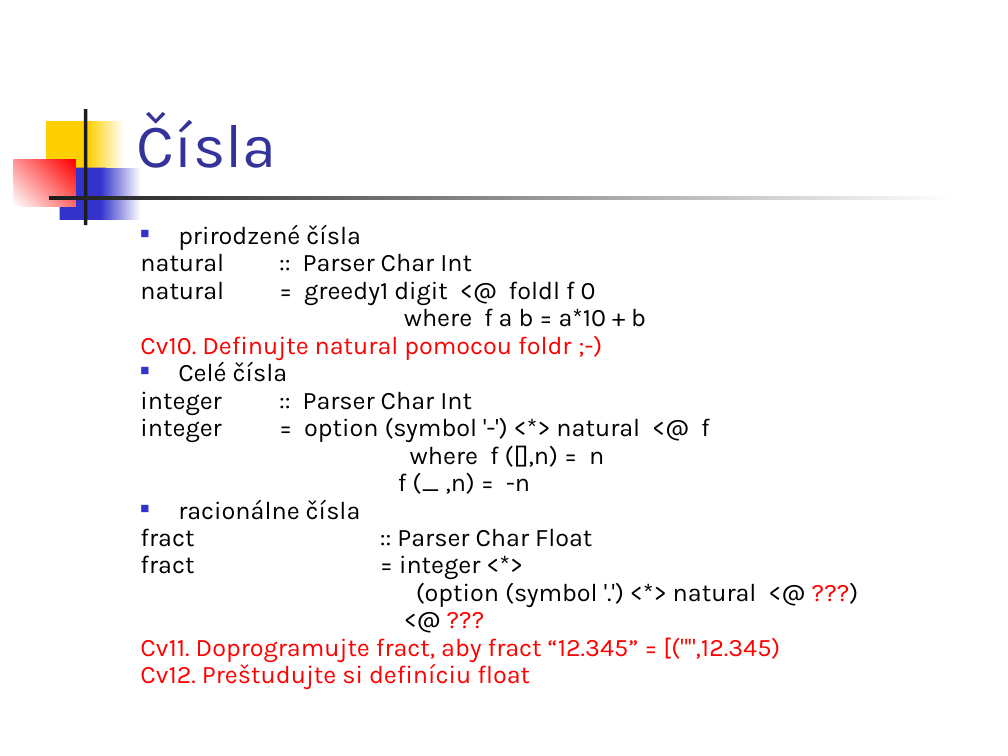
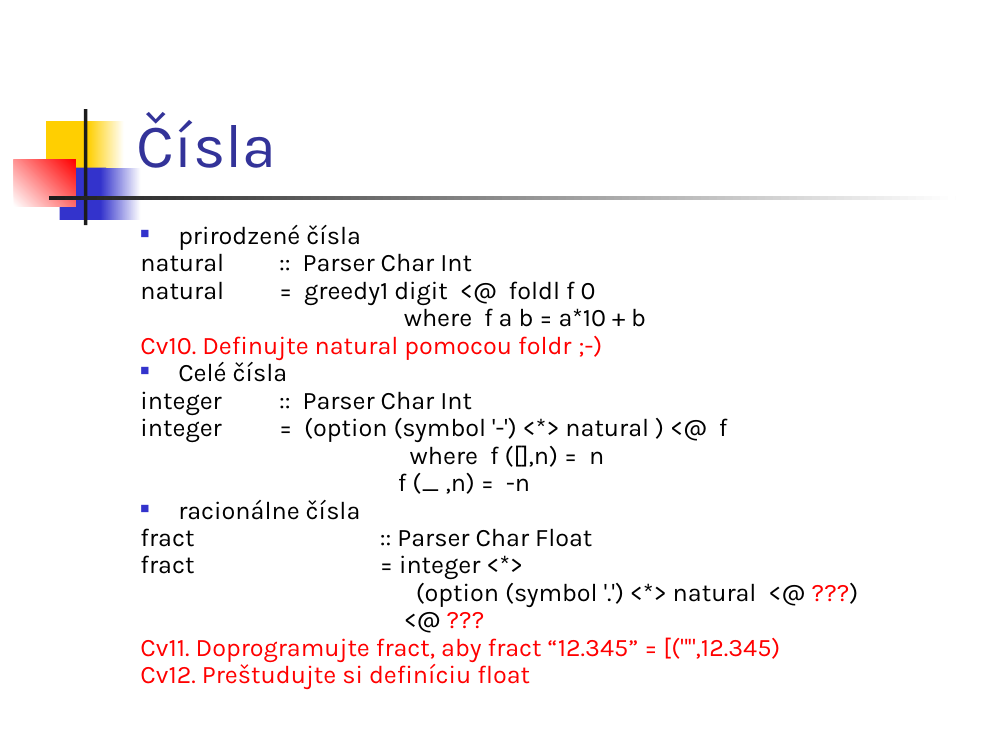
Before and after one commit to Funkcionalne/Prednasky, a slide deck: slide 17 of 09/09_fpro.ppt. Drawn at 1008x756 pixels with LibreOffice and Linux fonts; fonts in the diff are those of the drawing. Boxes give left, top, right and bottom in pixels: in the first picture for what was removed or moved away, otherwise in the second. Text is boxed around its words. In the diff, an @@ line names an element or a change of style, - is before the commit and + after.

```diff
--- a/09/09_fpro.ppt
+++ b/09/09_fpro.ppt
@@ text at box(140, 414, 728, 443): text changed @@
-integer = option (symbol '-') <*> natural <@ f
+integer = (option (symbol '-') <*> natural ) <@ f
```
Also in this commit, not shown: 2 other slides changed, 5 other files.
